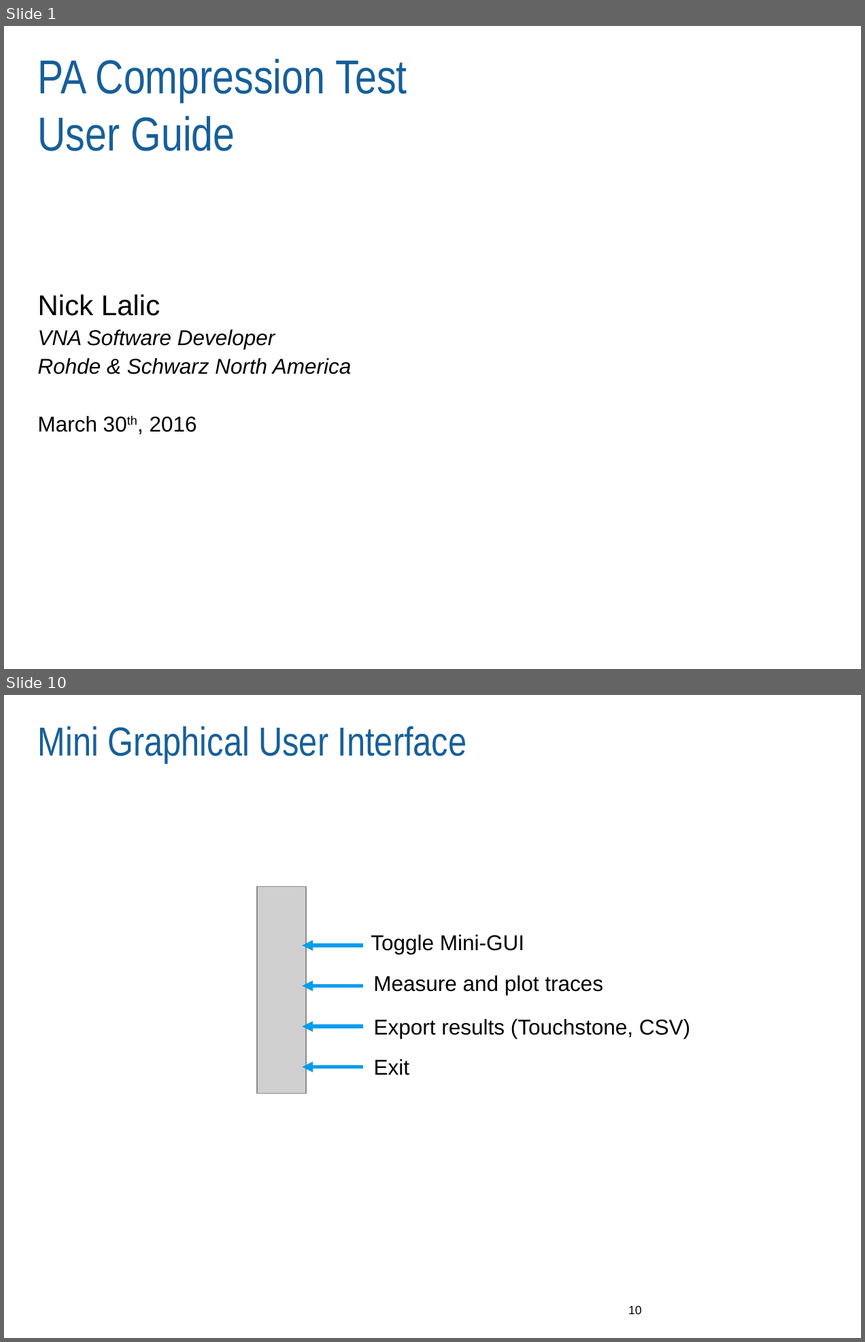
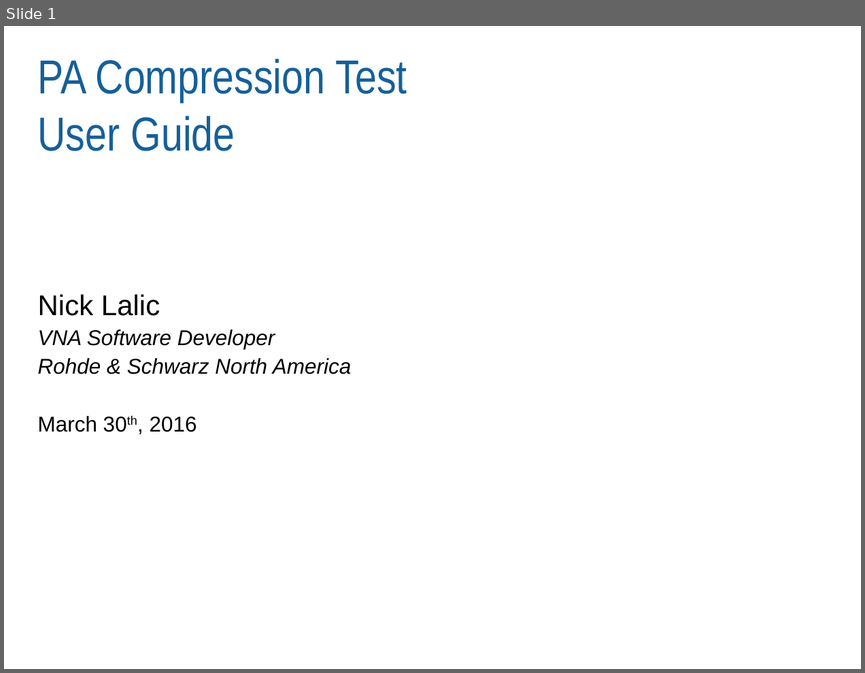
Before and after one commit to Terrabits/PACompressionTest, a slide deck: Documentation/User manual/MACOM RI Pulsed RF Application Note.pptx. Shown one above the other, each under a label of ours: slides 1 and 10 before the commit, slide 1 after it; the slides between them are not shown. The pictures are 865x1342 and 865x673 pixels, drawn with LibreOffice and Linux fonts; fonts in the diff are those of the drawing; grey boxes stand for pictures; background and template pictures are left out. Boxes give left, top, right and bottom in pixels: in the first picture for what was removed or moved away, otherwise in the second. Text is boxed around its words. In the diff, an @@ line names an element or a change of style, - is before the commit and + after.

```diff
--- a/Documentation/User manual/MACOM RI Pulsed RF Application Note.pptx
+++ b/Documentation/User manual/MACOM RI Pulsed RF Application Note.pptx
@@ slide 10 removed at [4, 695, 861, 1338], background #FFFFFF @@
@@ title removed at [38, 726, 467, 762] @@
-Mini Graphical User Interface
@@ picture removed at [257, 886, 306, 1093] @@
@@ text removed at [371, 934, 524, 954] @@
-Toggle Mini-GUI
@@ arrow removed from (363, 945) to (302, 945) @@
@@ text removed at [373, 975, 603, 995] @@
-Measure and plot traces
@@ arrow removed from (363, 985) to (302, 985) @@
@@ text removed at [374, 1019, 690, 1038] @@
-Export results (Touchstone, CSV)
@@ arrow removed from (363, 1027) to (302, 1027) @@
@@ text removed at [374, 1059, 409, 1075] @@
-Exit
@@ arrow removed from (363, 1067) to (302, 1067) @@
@@ page number removed at [628, 1305, 641, 1314] @@
-10
```
Also in this commit, not shown: 3 slides changed, 1 slide added, 18 other slides removed.
